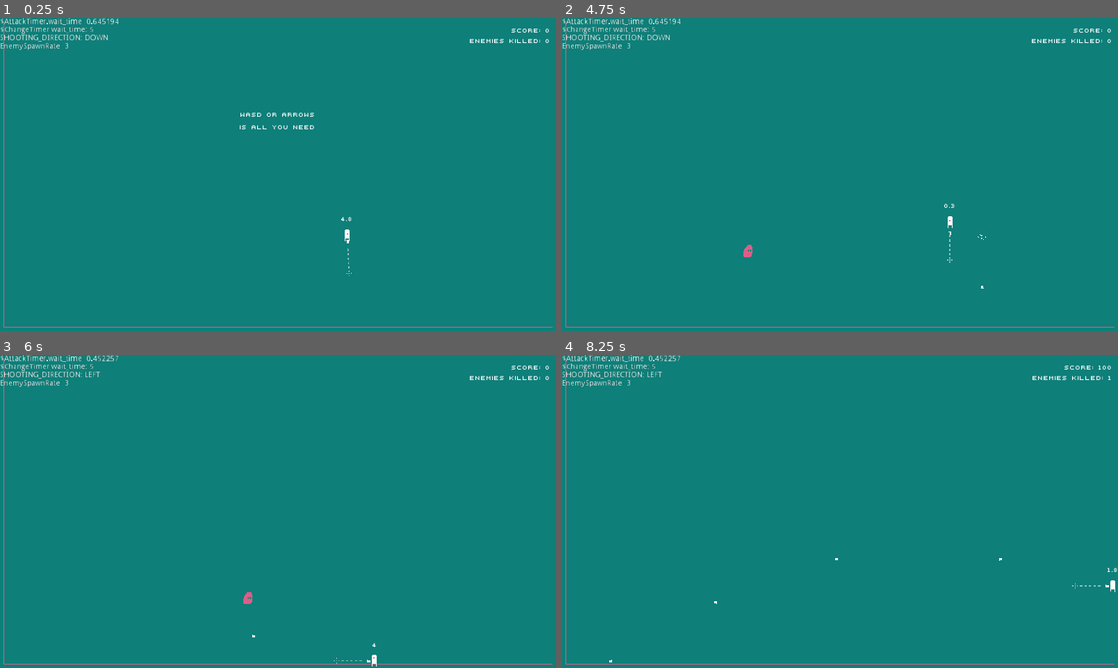
Above: before the commit, frames 1-4 (two rows, left to right).
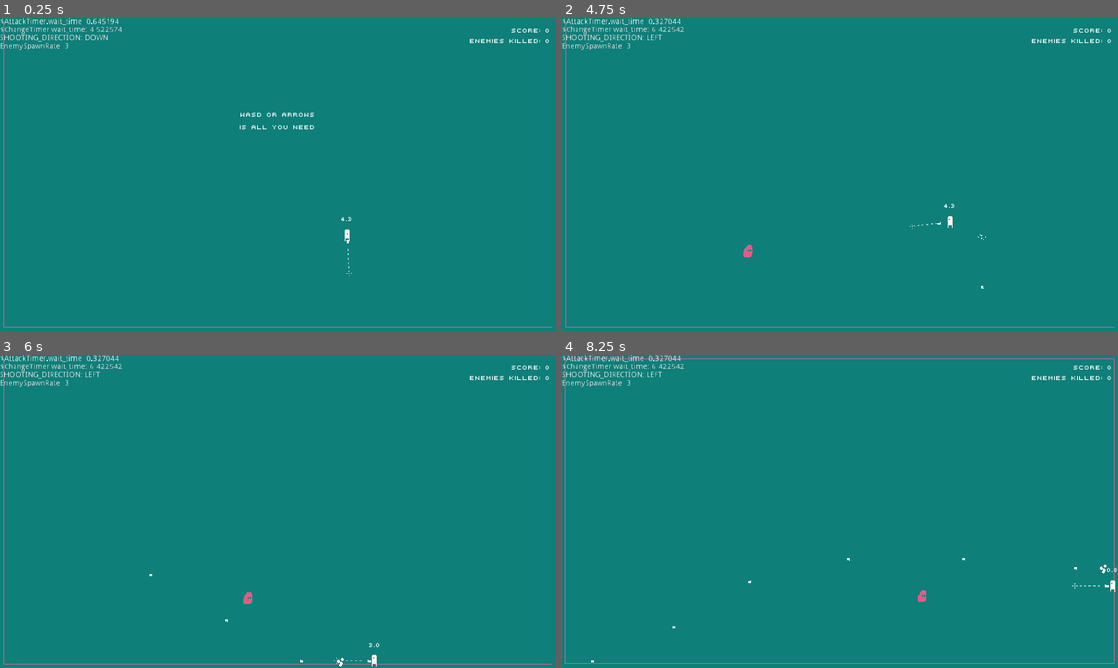
Above: after the commit, the same moments.

Repository: skarnl/gmtk-game-jam
Game: Godot game, scene res://screens/game/game.tscn
Same seed, same stepped clock (60 frames per second), same inputs: the game is played once before the commit and once after it. This scene is started directly instead of the project's main scene. Sound files missing from this copy of the repository are replaced by a short silence.
Inputs (mouse positions are in pixels of both pictures, inside the frame that each line leads up to):
- Up to frame 1 (0.25 s): no input
- Up to frame 2 (4.75 s): tap Enter at 0.5 s; move the mouse to (962, 158) at 0.52 s; hold Right (ui_right) 0.53-1.28 s; click (962, 158) at 0.67 s; move the mouse to (728, 190) at 1.27 s; hold Down (ui_down) 1.28-2.03 s; move the mouse to (895, 105) at 2.02 s; hold Right (ui_right) 2.03-2.78 s; move the mouse to (812, 237) at 2.77 s; hold Up (ui_up) 2.78-3.53 s; click (812, 237) at 2.92 s; move the mouse to (1006, 221) at 3.52 s; hold Left (ui_left) from 3.53 s (still down); move the mouse to (673, 127) at 4.27 s
- Up to frame 3 (6 s): move the mouse to (305, 511) at 5.02 s; release Left (ui_left) at 5.03 s; hold Down (ui_down) 5.03-5.78 s; click (305, 511) at 5.17 s; move the mouse to (194, 433) at 5.77 s; hold Right (ui_right) from 5.78 s (still down)
- Up to frame 4 (8.25 s): move the mouse to (962, 495) at 6.52 s; release Right (ui_right) at 6.53 s; hold Up (ui_up) 6.53-7.28 s; move the mouse to (728, 527) at 7.27 s; hold Right (ui_right) 7.28-8.03 s; click (728, 527) at 7.42 s; move the mouse to (895, 442) at 8.02 s; hold Down (ui_down) from 8.03 s (still down)

The runs differ from the first frame. In frame 1, less than 0.1% of the frame differs, in the area x 16-63%, y 2-65%; in frame 2, 0.2%; in frame 3, 0.1%; in frame 4, 1.4%, in the area x 0-100%, y 0-99%.

Commit message:
Randomize change time

Diff:
--- a/entities/player.gd
+++ b/entities/player.gd
@@ -11,6 +11,9 @@
 const FRICTION = 1500
 const MIN_ATTACK_WAIT_TIME = 0.2
 const MAX_ATTACK_WAIT_TIME = 0.9
+
+const MIN_CHANGE_TIME = 2
+const MAX_CHANGE_TIME = 9
 
 export(String) var weapon_scene_path
 
@@ -63,14 +66,15 @@
 
 
 func _on_UpdateTimer_timeout():
-	$TimeLabel.text = str(stepify($ChangeTimer.time_left, 0.01))
-#	emit_signal('change_time_changed', $ChangeTimer.time_left)
+	$TimeLabel.text = "%.1f" % $ChangeTimer.time_left
+
 
 func _randomize():
 	changing = true
 
 	_set_random_shooting_direction()
 	_set_random_attack_time()
+	_set_random_change_time()
 	$ReloadAudioPlayer.play()
 	_debug()
 
@@ -96,6 +100,9 @@
 
 func _set_random_attack_time():
 	$AttackTimer.wait_time = rnd.randf_range(MIN_ATTACK_WAIT_TIME, MAX_ATTACK_WAIT_TIME)
+
+func _set_random_change_time():
+	$ChangeTimer.wait_time = rnd.randf_range(MIN_CHANGE_TIME, MAX_CHANGE_TIME)
 
 
 func _set_random_shooting_direction():
@@ -139,8 +146,12 @@
 func reset():
 	position = Vector2(520, 300)
 	changing = false
+
 	_set_random_shooting_direction()
 	_set_random_attack_time()
+	_set_random_change_time()
+
+	_debug()
 
 
 func _debug():
